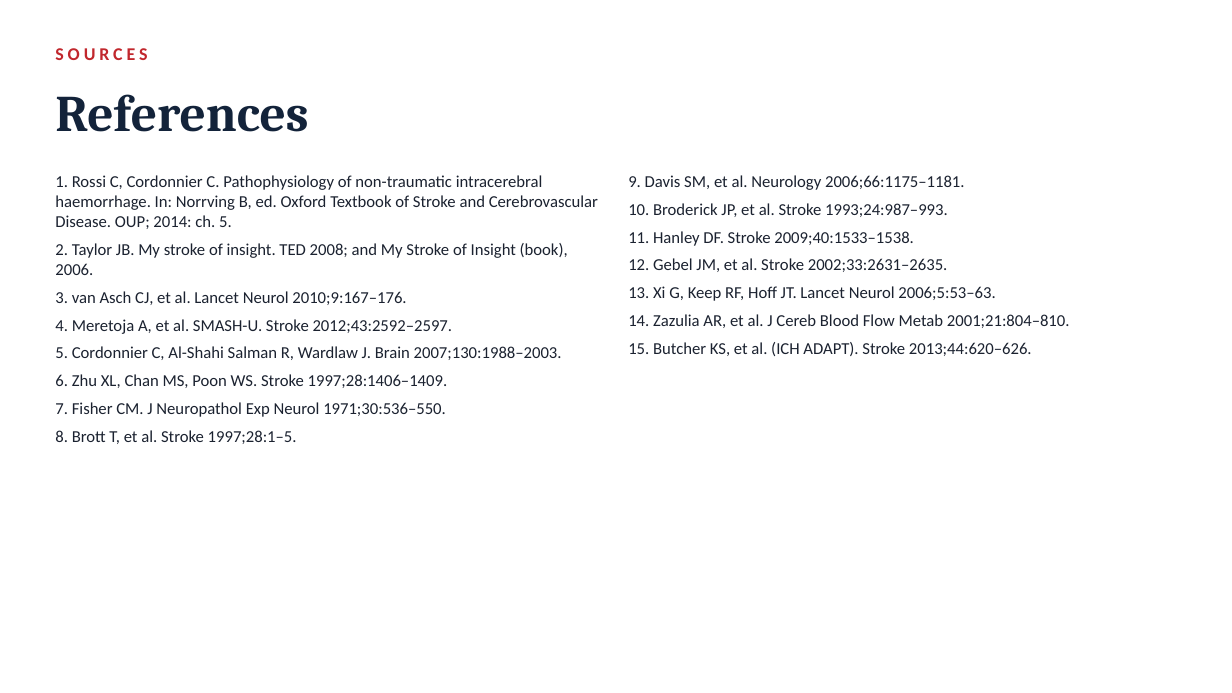
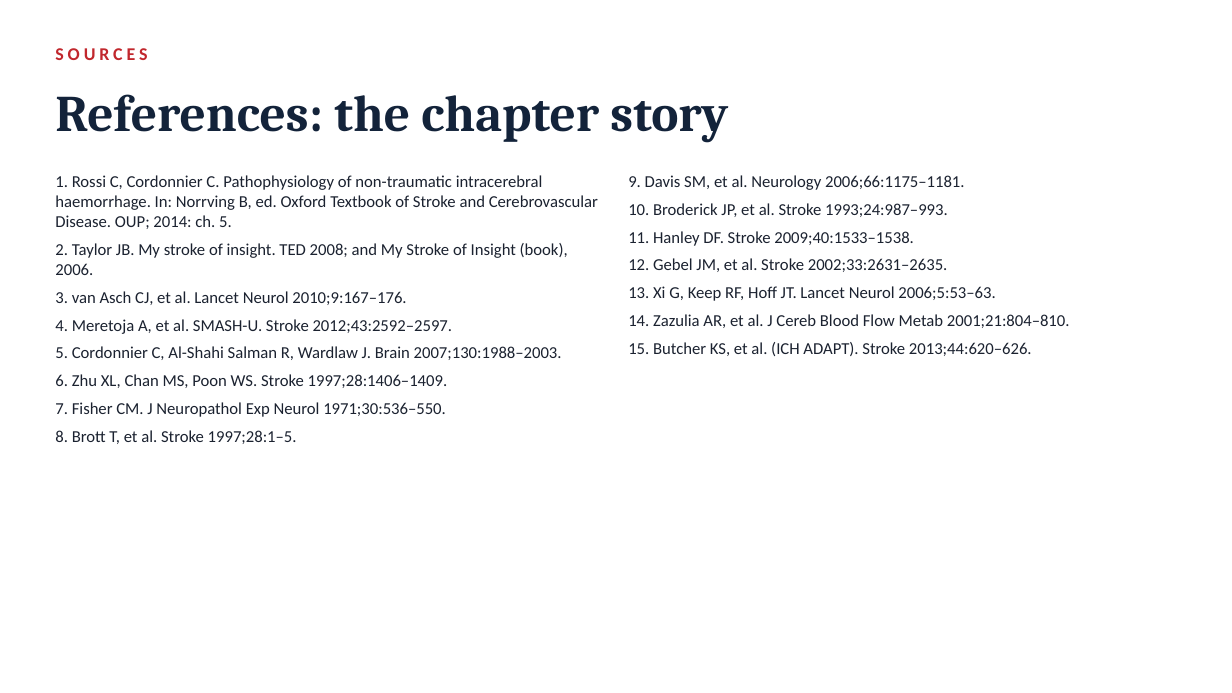
Before and after one commit to fredtom1/fred-Tom-, a slide deck: slide 35 of Chapter5_ICH_Pathophysiology.pptx (slide 29 before the commit). Drawn at 1232x693 pixels with LibreOffice and Linux fonts; fonts in the diff are those of the drawing. Boxes give left, top, right and bottom in pixels: in the first picture for what was removed or moved away, otherwise in the second. Text is boxed around its words. In the diff, an @@ line names an element or a change of style, - is before the commit and + after.

```diff
--- a/Chapter5_ICH_Pathophysiology.pptx
+++ b/Chapter5_ICH_Pathophysiology.pptx
@@ text at [55,94,728,143]: text changed @@
-References
+References: the chapter story
```
Also in this commit, not shown: 25 other slides changed, 7 slides added, 16 other files.
